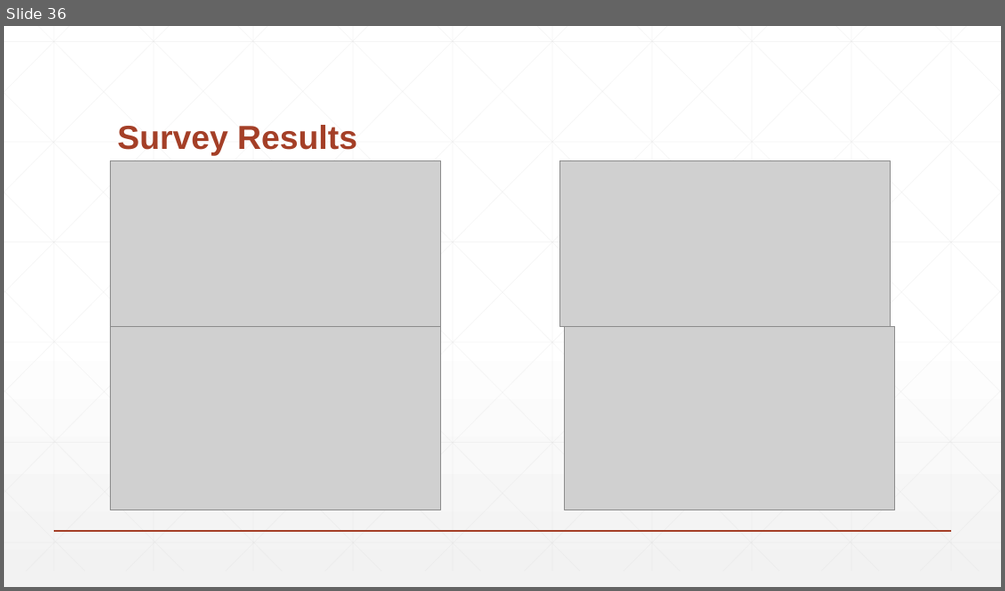
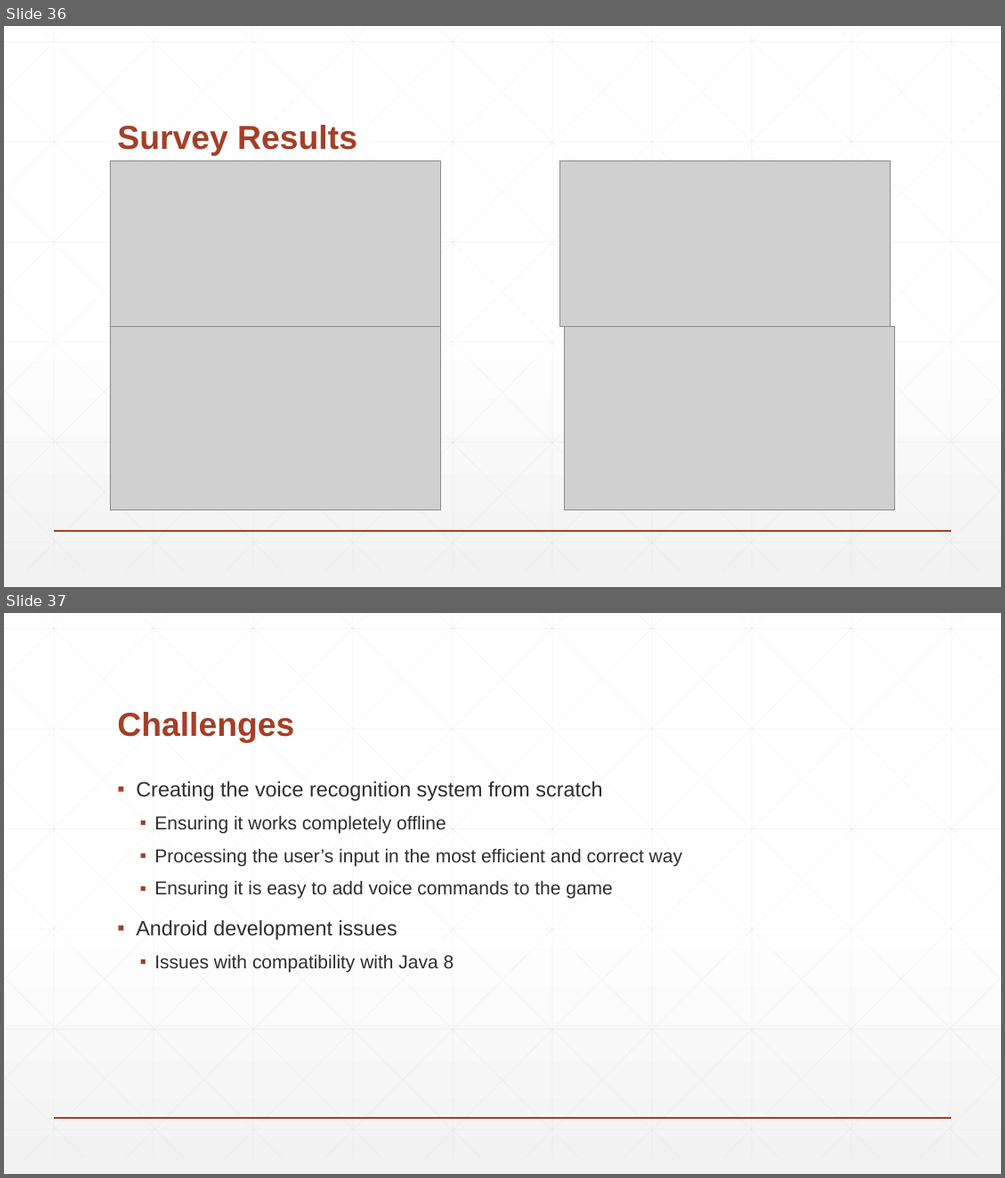
Before and after one commit to BaronKhan/VoiceRecognitionRPG, a slide deck: presentation/presentation.pptx. Shown one above the other, each under a label of ours: slide 36 before the commit, slides 36 and 37 after it. The pictures are 1005x591 and 1005x1178 pixels, drawn with LibreOffice and Linux fonts; fonts in the diff are those of the drawing; grey boxes stand for pictures. Boxes give left, top, right and bottom in pixels: in the first picture for what was removed or moved away, otherwise in the second. Text is boxed around its words. In the diff, an @@ line names an element or a change of style, - is before the commit and + after.

Commit message:
Update presentation

```diff
--- a/presentation/presentation.pptx
+++ b/presentation/presentation.pptx
@@ slide 37 added at [4,613,1001,1174], background gradient #FFFFFF to #F2F2F2; not listed: 47 template elements that a slide beside it also shows @@
@@ title added at [117,712,294,743], 32 pt, text #A43F27, bold @@
+Challenges
@@ text added at [136,781,682,973], 18 pt, text #2D2E2D @@
+▪ Creating the voice recognition system from scratch
+  ▪ Ensuring it works completely offline
+  ▪ Processing the user’s input in the most efficient and correct way
+  ▪ Ensuring it is easy to add voice commands to the game
+▪ Android development issues
+  ▪ Issues with compatibility with Java 8
```
Also in this commit, not shown: 1 other file.
